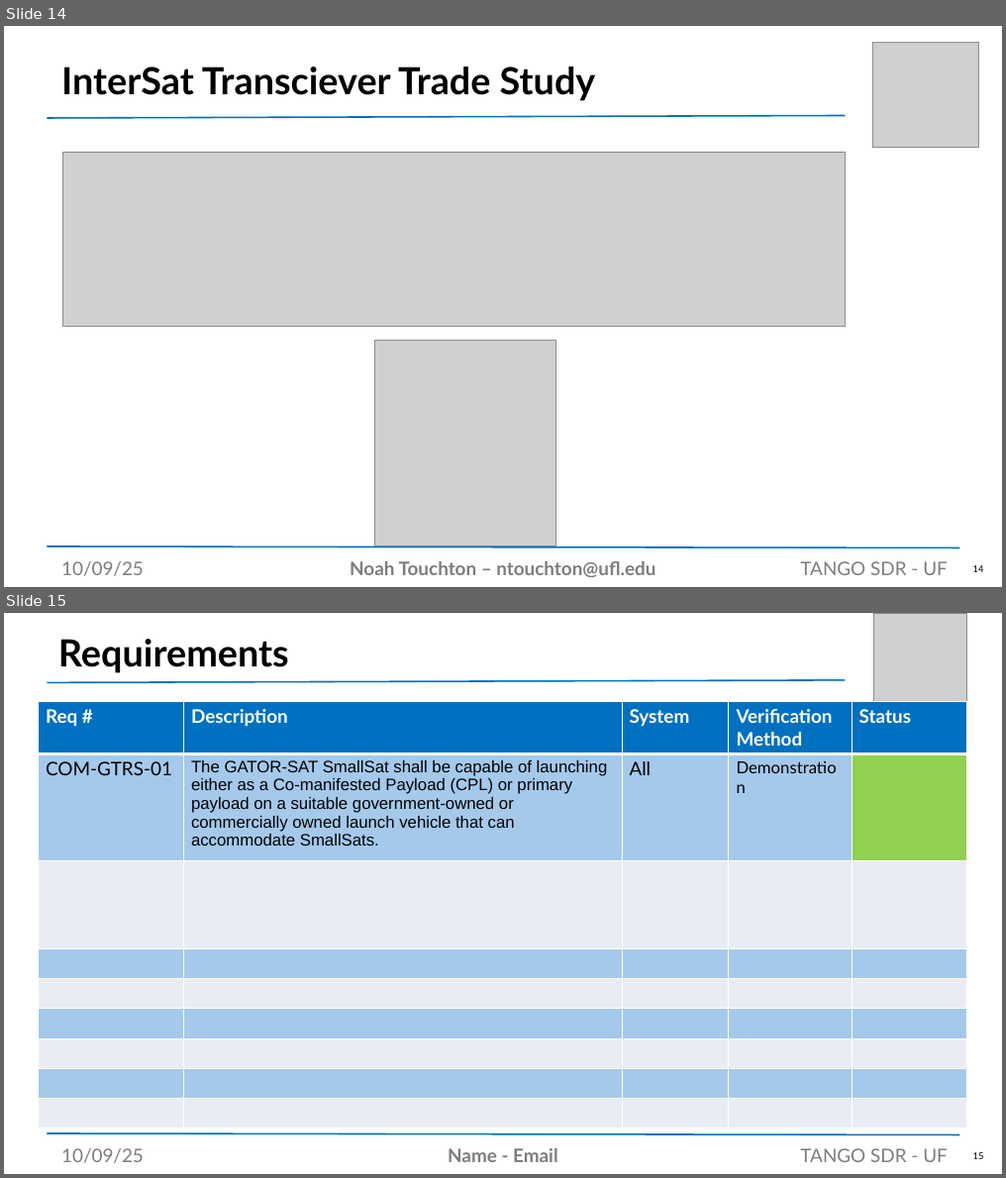
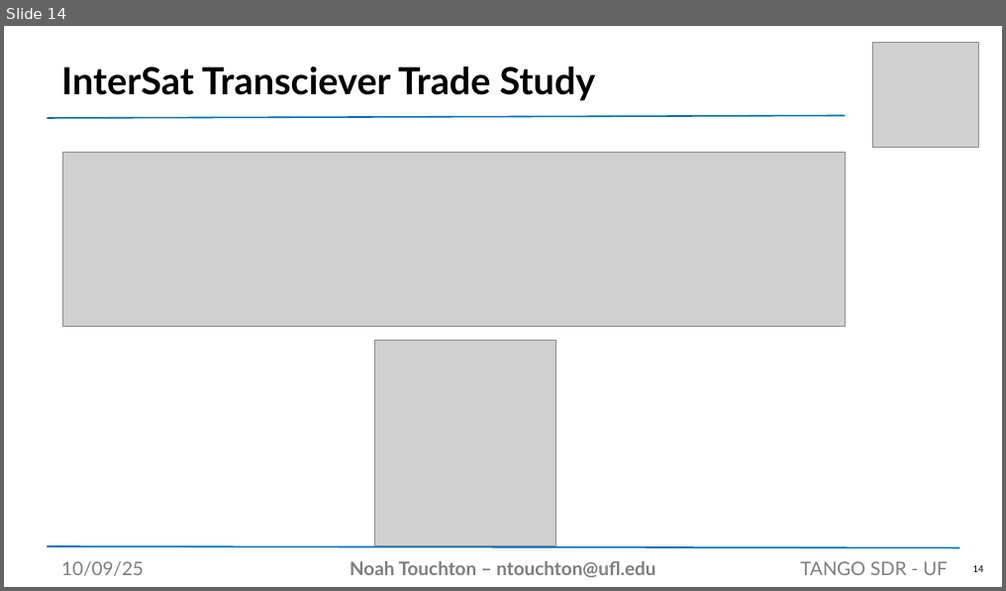
Before and after one commit to noahtouchton/School, a slide deck: Fall 2025/Aero Design 1/PowerPoint/SDR Presentation Template.pptx. Shown one above the other, each under a label of ours: slides 14 and 15 before the commit, slide 14 after it. The pictures are 1006x1178 and 1006x591 pixels, drawn with LibreOffice and Linux fonts; fonts in the diff are those of the drawing; grey boxes stand for pictures. Boxes give left, top, right and bottom in pixels: in the first picture for what was removed or moved away, otherwise in the second. Text is boxed around its words. In the diff, an @@ line names an element or a change of style, - is before the commit and + after.

```diff
--- a/Fall 2025/Aero Design 1/PowerPoint/SDR Presentation Template.pptx
+++ b/Fall 2025/Aero Design 1/PowerPoint/SDR Presentation Template.pptx
@@ slide 15 removed at bbox=[4, 613, 1002, 1174], background #FFFFFF @@
@@ title removed at bbox=[58, 639, 289, 673] @@
-Requirements
@@ picture removed at bbox=[873, 613, 966, 701] @@
@@ table removed at bbox=[39, 701, 966, 1128], 9 rows, 5 columns @@
-Req # | Description | System | Verification Method | Status
-COM-GTRS-01 | The GATOR-SAT SmallSat shall be capable of launching either as a Co-manifested Payload (CPL) or primary payload on a suitable government-owned or commercially owned launch vehicle that can accommodate SmallSats. | All | Demonstration | 
- |  |  |  | 
- |  |  |  | 
- |  |  |  | 
- |  |  |  | 
- |  |  |  | 
- |  |  |  | 
- |  |  |  | 
@@ line removed from (48, 682) to (846, 680) @@
@@ line removed from (48, 1134) to (960, 1136) @@
@@ text removed at bbox=[61, 1149, 144, 1163] @@
-10/09/25
@@ text removed at bbox=[448, 1149, 558, 1162] @@
-Name - Email
@@ text removed at bbox=[800, 1149, 947, 1162] @@
-TANGO SDR - UF
@@ page number removed at bbox=[973, 1153, 984, 1159] @@
-15
```
Also in this commit, not shown: 6 slides changed, 19 slides added, 1 other slide removed, 5 other files.
